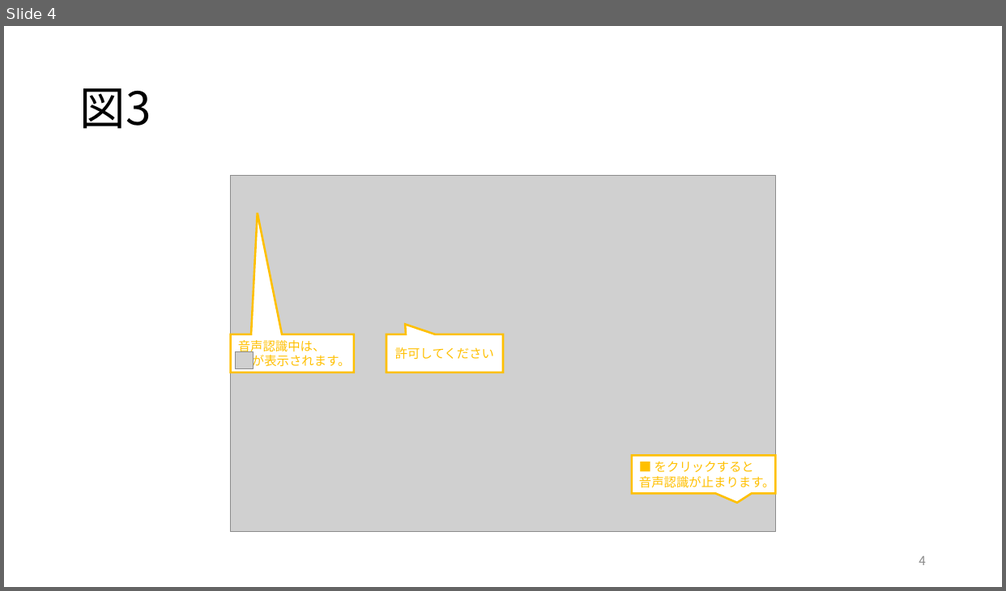
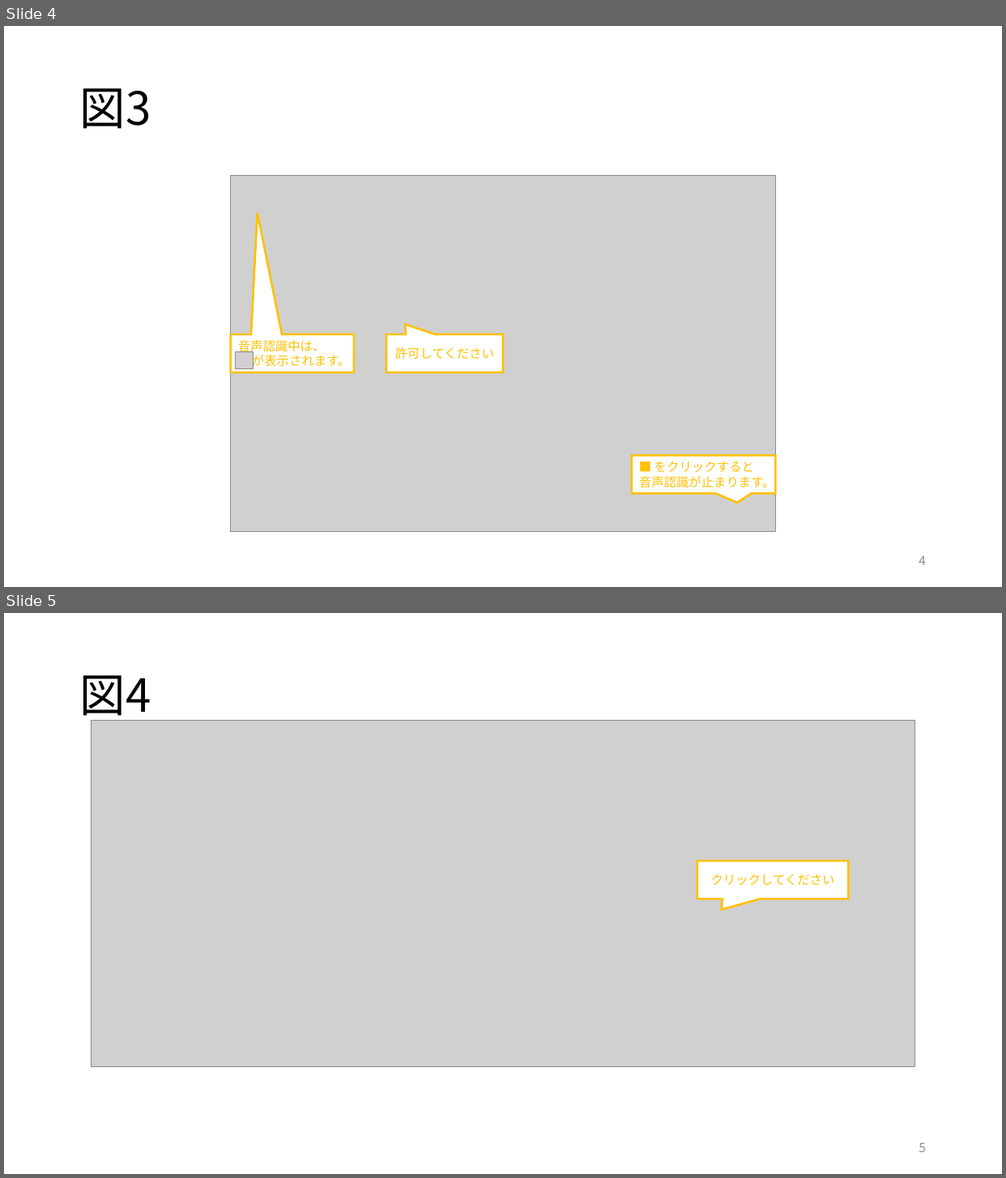
Before and after one commit to ippei0605/qa-chatbot, a slide deck: docs/Figure.pptx. Shown one above the other, each under a label of ours: slide 4 before the commit, slides 4 and 5 after it. The pictures are 1006x591 and 1006x1178 pixels, drawn with LibreOffice and Linux fonts; fonts in the diff are those of the drawing; grey boxes stand for pictures. Boxes give left, top, right and bottom in pixels: in the first picture for what was removed or moved away, otherwise in the second. Text is boxed around its words. In the diff, an @@ line names an element or a change of style, - is before the commit and + after.

```diff
--- a/docs/Figure.pptx
+++ b/docs/Figure.pptx
@@ slide 5 added at [4, 613, 1002, 1174], background #FFFFFF @@
@@ title added at [80, 675, 151, 724], 44 pt, text #000000 @@
+図4
@@ picture added at [91, 721, 915, 1067] @@
@@ speech box added at [697, 861, 849, 899], fill #FFFFFF, outline #FFC000 2 pt, 12 pt, text #FFC000 @@
+クリックしてください
@@ page number added at [918, 1144, 926, 1152], 12 pt, text #8C8C8C @@
+5
```
Also in this commit, not shown: 1 other slide added, 4 other files.
